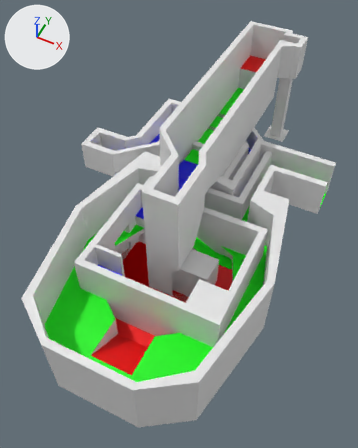
The Blender file Voronomir/Assets/Modelos/M1E1/M1E1.blend, before and after one commit.
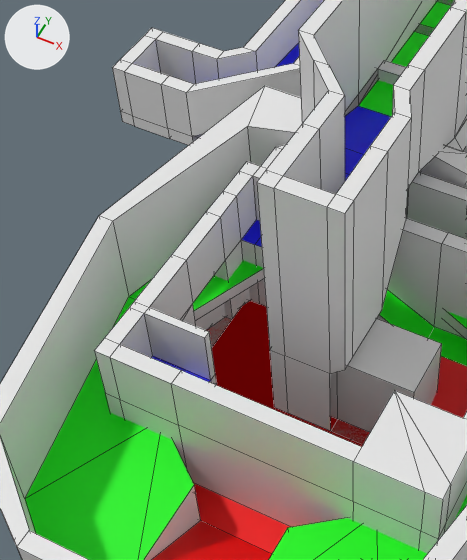
Each version is shown whole from a 50 mm lens placed at (20.4, -37.6, 62.4), pointed at (-2.4, 7.9, 5.5), then close up on the part from 10% to 64% of the width and 26% to 78% of the height. The lights are fixed; the arrows at upper left show +X, +Y and +Z. The close-ups show mesh edges as thin lines. The same objects are shown in both versions, whatever each file hides.

In view in the first close-up: 'Sala2', 'Sala3', 'Sala4'.
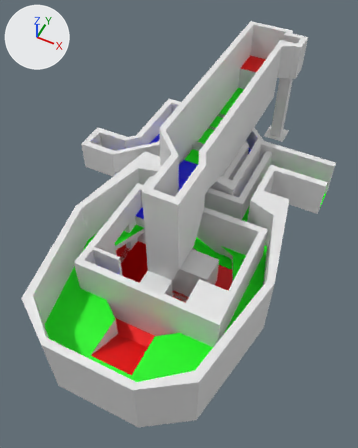
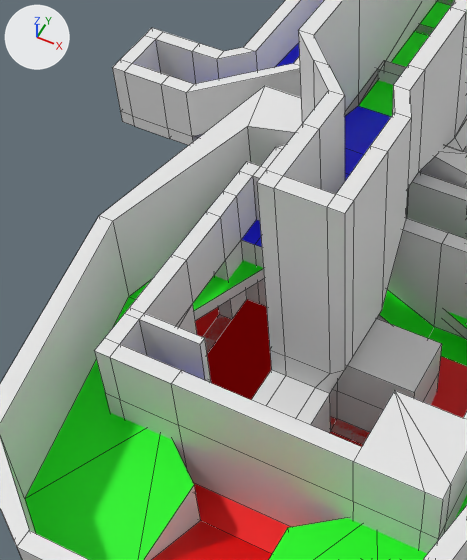
What differs and where, as boxes (x1, y1, x2, y2) in the close-ups (467 x 560 px; the box of a moved part takes in the faces that stretch with it):
'Sala4', reshaped: before (257, 0, 467, 444); after (251, 0, 467, 444)
part 1 of me_sala2, moved or reshaped: before (105, 255, 369, 447); after (105, 255, 368, 446)
part 2 of me_sala3, moved or reshaped: before (193, 288, 370, 554); after (193, 300, 370, 554)
part 3 of me_sala3, deleted: before (378, 60, 406, 75)
part 4 of me_sala4, built on: before (270, 344, 442, 432); after (251, 344, 442, 433)

The change, as a diff of the scene's bpy script:
```diff
--- a/Voronomir/Assets/Modelos/M1E1/M1E1.blend.py
+++ b/Voronomir/Assets/Modelos/M1E1/M1E1.blend.py
@@ me_sala2 @@
 me_sala2.from_pydata(...)  # 250 vertices, 230 faces; spans x -23.0..11.0, y -8.0..31.0, z 0.0..10.0
 # used by ob_sala2; location = (0.0, 0.0, 0.0)
+# me_sala2 part 1: all 20 vertices in x -10.0..-5.0, y -4.5..-4.0, z 0.0..10.0 are moved by (0.0, -0.5, 0.0)
 me_sala2.materials.append(mat_muro)
@@ me_sala3 @@
 me_sala3.from_pydata(...)  # 136 vertices, 125 faces, 1 loose edge; spans x -15.0..16.0, y -20.0..26.0, z 0.0..11.0
 # used by ob_sala3; location = (0.0, 0.0, 0.0)
 # verts and faces of me_sala3; kept vertices keep their numbers, new ones are numbered from 136
 # before: 18 (-8.0, 8.0, 0.0), 22 (8.1, 8.1, 0.0), 33 (0.0, 11.0, 0.0), 46 (-11.0, 0.0, 0.0), 54 (11.0, 0.0, 0.0)
 # before: 56 (0.0, 11.0, 3.0), 62 (-11.0, 0.0, 3.0), 64 (-2.9, 9.9, 0.0), 68 (8.1, 8.1, 3.0), 73 (-2.9, 9.9, 3.0)
 # before: 75 (3.3, 9.9, 0.0), 130 (-8.0, 8.0, 3.0), 131 (3.3, 9.9, 3.0), 133 (11.0, 0.0, 3.0)
 # before: 104 (-6.0, 20.0, 11.0) at pixel (377, 68), 108 (-2.0, 20.0, 11.0), 112 (-6.0, 21.0, 11.0) at pixel (384, 60), 116 (-2.0, 21.0, 11.0)
+# me_sala3 part 2
+verts[18] = (-9.0, 9.0, 0.0)  # moved
+verts[130] = (-9.0, 9.0, 3.0)  # moved
+verts[22] = (9.0, 9.0, 0.0)  # moved
+verts[68] = (9.0, 9.0, 3.0)  # moved
+verts[33] = (0.0, 13.0, 0.0)  # moved
+verts[56] = (0.0, 13.0, 3.0)  # moved
+verts[46] = (-13.0, 0.0, 0.0)  # moved
+verts[62] = (-13.0, 0.0, 3.0)  # moved
+verts[54] = (13.0, 0.0, 0.0)  # moved
+verts[133] = (13.0, 0.0, 3.0)  # moved
+verts[64] = (-3.0, 11.6, 0.0)  # moved
+verts[73] = (-3.0, 11.6, 3.0)  # moved
+verts[75] = (4.0, 11.3, 0.0)  # moved
+verts[131] = (4.0, 11.3, 3.0)  # moved
+# me_sala3 part 3
+delete_faces([(104, 108, 116, 112)])
 me_sala3.materials.append(mat_muro)
@@ me_sala4 @@
 # used by ob_sala4; location = (0.0, 0.0, 0.0)
-me_sala4.from_pydata(...)  # 144 vertices, 129 faces, 2 loose edges; spans x -7.0..7.0, y -1.0..46.0, z 0.0..20.0
+me_sala4.from_pydata(...)  # 169 vertices, 154 faces, 2 loose edges; spans x -7.0..7.0, y -5.0..46.0, z 0.0..20.0
+# me_sala4 part 4
+# 1 vertex is removed from x -2.0, y -1.0, z 0.0
+# 11 faces are deleted
+# 9 vertices are added at x -3.0..1.0, y -5.0..4.0, z 0.0..4.0
+# 6 new vertices lie (0.0, 0.0, 3.0) away from vertices in x -2.0..6.0, y 0.0..4.0, z 0.0
+# 6 new vertices lie (0.0, -4.0, 0.0) away from vertices in x -3.0..1.0, y -1.0..0.0, z 0.0..4.0
+# 5 new vertices lie (-1.0, 0.0, 0.0) away from vertices in x 1.0, y -5.0..0.0, z 0.0..4.0
+# 33 new faces join them, mat_muro (white #e7e7e7)
+# 3 new faces join them, mat_piso0 (red #ff0000)
 me_sala4.materials.append(mat_muro)
```
